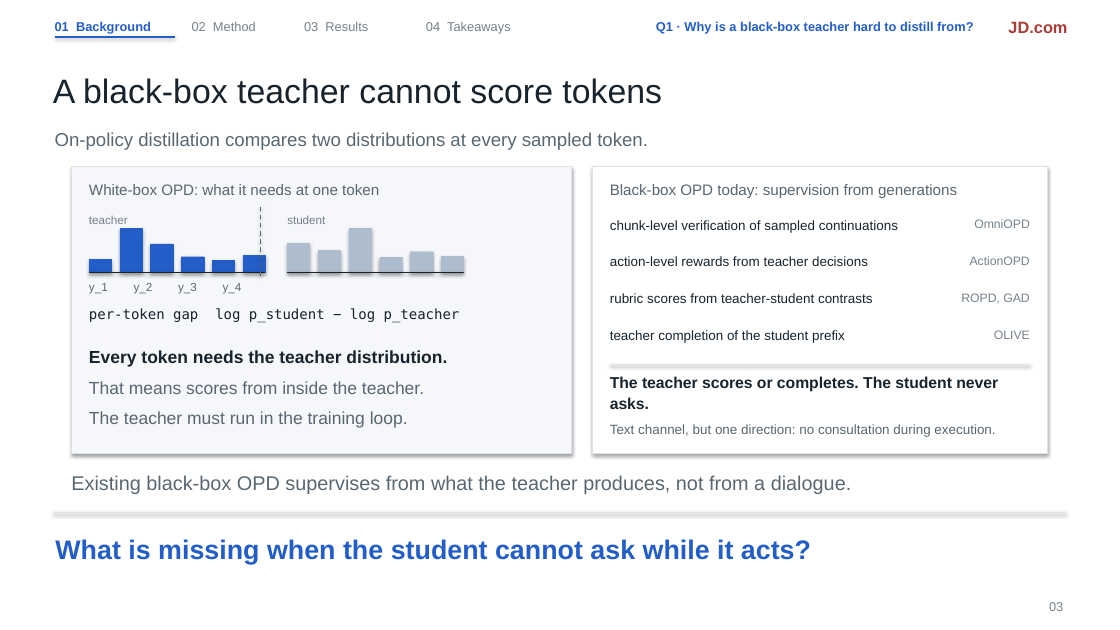
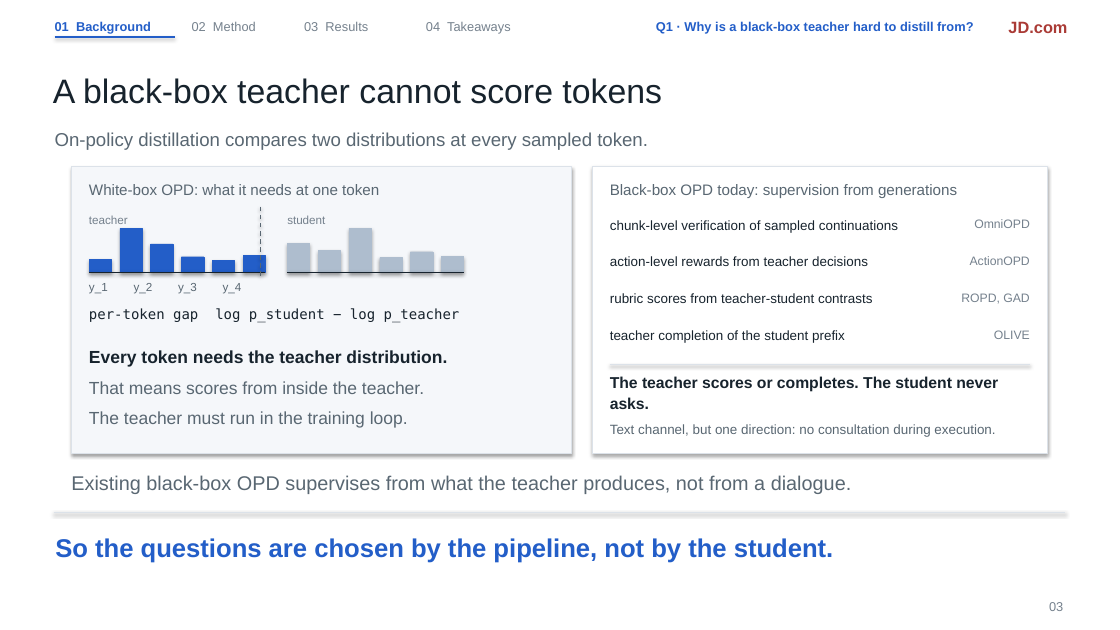
Before and after one commit to liruiluo/communicative-opsd, a slide deck: slide 3 of assets/slides/copd-slides.pptx. Drawn at 1120x630 pixels with LibreOffice and Linux fonts; fonts in the diff are those of the drawing. Boxes give left, top, right and bottom in pixels: in the first picture for what was removed or moved away, otherwise in the second. Text is boxed around its words. In the diff, an @@ line names an element or a change of style, - is before the commit and + after.

Commit message:
Close the background slide on a precise gap instead of a vague question

```diff
--- a/assets/slides/copd-slides.pptx
+++ b/assets/slides/copd-slides.pptx
@@ text at (55, 538, 834, 563): text changed; size 23 to 22 pt @@
-What is missing when the student cannot ask while it acts?
+So the questions are chosen by the pipeline, not by the student.
```
Also in this commit, not shown: 1 other file.
